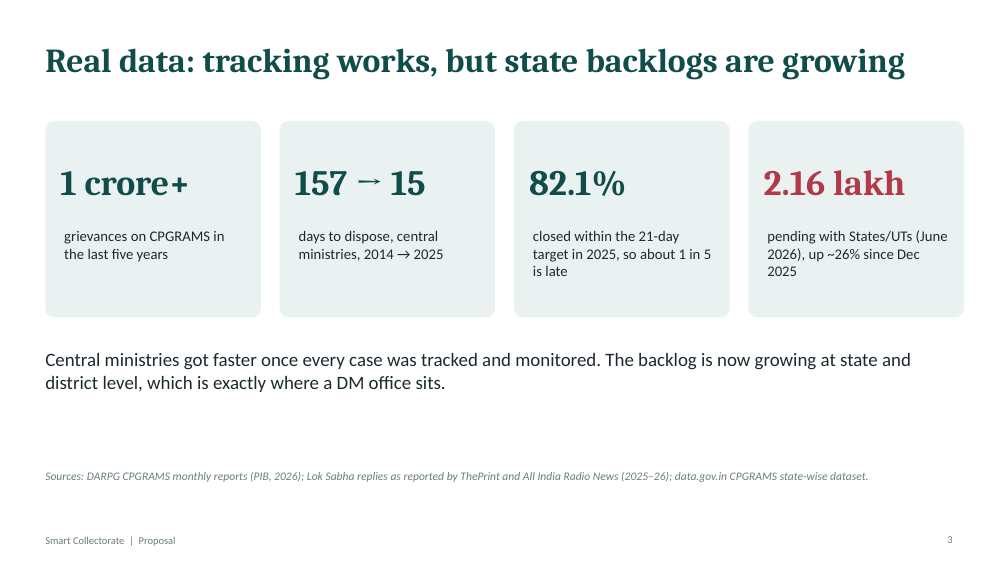
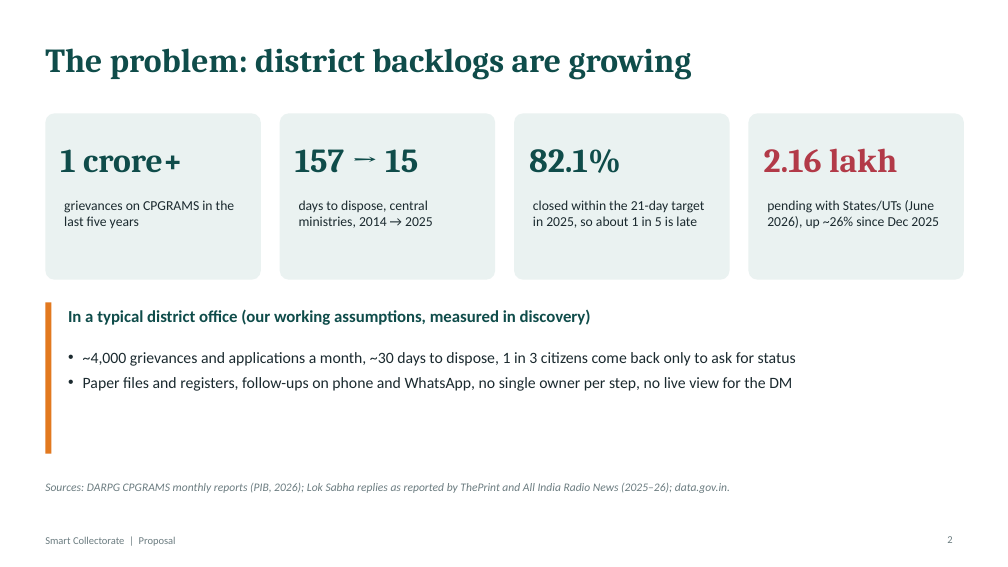
Before and after one commit to easycodewithme/Assignemnt-Automation, a slide deck: slide 2 of presentation/Smart_Collectorate_Proposal.pptx (slide 3 before the commit). Drawn at 1008x567 pixels with LibreOffice and Linux fonts; fonts in the diff are those of the drawing. Boxes give left, top, right and bottom in pixels: in the first picture for what was removed or moved away, otherwise in the second. Text is boxed around its words. In the diff, an @@ line names an element or a change of style, - is before the commit and + after.

```diff
--- a/presentation/Smart_Collectorate_Proposal.pptx
+++ b/presentation/Smart_Collectorate_Proposal.pptx
@@ title at [45, 48, 692, 80]: text changed @@
-Real data: tracking works, but state backlogs are growing
+The problem: district backlogs are growing
@@ rounded rectangle: place and size @@
-rounded rectangle at [45, 121, 261, 318]
+rounded rectangle at [45, 113, 261, 280]
@@ rounded rectangle: place and size @@
-rounded rectangle at [280, 121, 495, 318]
+rounded rectangle at [280, 113, 495, 280]
@@ rounded rectangle: place and size @@
-rounded rectangle at [514, 121, 730, 318]
+rounded rectangle at [514, 113, 730, 280]
@@ proportions changed in 4 elements at [45, 113, 261, 280], [280, 113, 495, 280], [514, 113, 730, 280], [749, 113, 964, 280] @@
@@ rounded rectangle: place and size @@
-rounded rectangle at [749, 121, 964, 318]
+rounded rectangle at [749, 113, 964, 280]
@@ text "1 crore+": place and size @@
-text "1 crore+" at [60, 171, 191, 196]
+text "1 crore+" at [60, 149, 183, 173]
@@ text "157 → 15": place and size @@
-text "157 → 15" at [295, 171, 426, 196]
+text "157 → 15" at [295, 149, 418, 173]
@@ text "82.1%": place and size @@
-text "82.1%" at [529, 170, 626, 196]
+text "82.1%" at [529, 149, 621, 173]
@@ size 34 to 32 pt in 4 elements at [60, 149, 183, 173], [295, 149, 418, 173], [529, 149, 621, 173], [764, 148, 897, 172] @@
@@ text "2.16 lakh": place and size @@
-text "2.16 lakh" at [764, 170, 905, 196]
+text "2.16 lakh" at [764, 148, 897, 172]
@@ text "grievances on CPGRAMS in the ...": place and size @@
-text "grievances on CPGRAMS in the ..." at [64, 231, 224, 262]
+text "grievances on CPGRAMS in the ..." at [64, 200, 234, 229]
@@ text "days to dispose, central ministries, ...": place and size @@
-text "days to dispose, central ministries, ..." at [299, 230, 444, 261]
+text "days to dispose, central ministries, ..." at [299, 200, 433, 228]
@@ text "closed within the 21-day target ...": place and size @@
-text "closed within the 21-day target ..." at [533, 230, 711, 276]
+text "closed within the 21-day target ..." at [533, 200, 704, 228]
@@ size 14 to 13 pt in 4 elements at [64, 200, 234, 229], [533, 200, 704, 228], [299, 200, 433, 228], [767, 200, 939, 228] @@
@@ text "pending with States/UTs (June 2026), ...": place and size @@
-text "pending with States/UTs (June 2026), ..." at [767, 230, 948, 276]
+text "pending with States/UTs (June 2026), ..." at [767, 200, 939, 228]
@@ rectangle added at [45, 302, 51, 454], fill #E2791F @@
@@ text added at [68, 309, 591, 325], 16 pt, text #0F4C4A, bold @@
+In a typical district office (our working assumptions, measured in discovery)
@@ text removed at [45, 353, 911, 392] @@
-Central ministries got faster once every case was tracked and monitored. The backlog is now growing at state and district level, which is exactly where a DM office sits.
@@ text added at [83, 352, 796, 391], 15 pt, text #1B2A2F @@
+• ~4,000 grievances and applications a month, ~30 days to dispose, 1 in 3 citizens come back only to ask for status
+• Paper files and registers, follow-ups on phone and WhatsApp, no single owner per step, no live view for the DM
@@ text at [45, 483, 730, 493]: text changed @@
-Sources: DARPG CPGRAMS monthly reports (PIB, 2026); Lok Sabha replies as reported by ThePrint and All India Radio News (2025–26); data.gov.in CPGRAMS state-wise dataset.
+Sources: DARPG CPGRAMS monthly reports (PIB, 2026); Lok Sabha replies as reported by ThePrint and All India Radio News (2025–26); data.gov.in.
```
Also in this commit, not shown: 3 other slides changed, 4 slides added, 14 slides removed, 1 other file.
